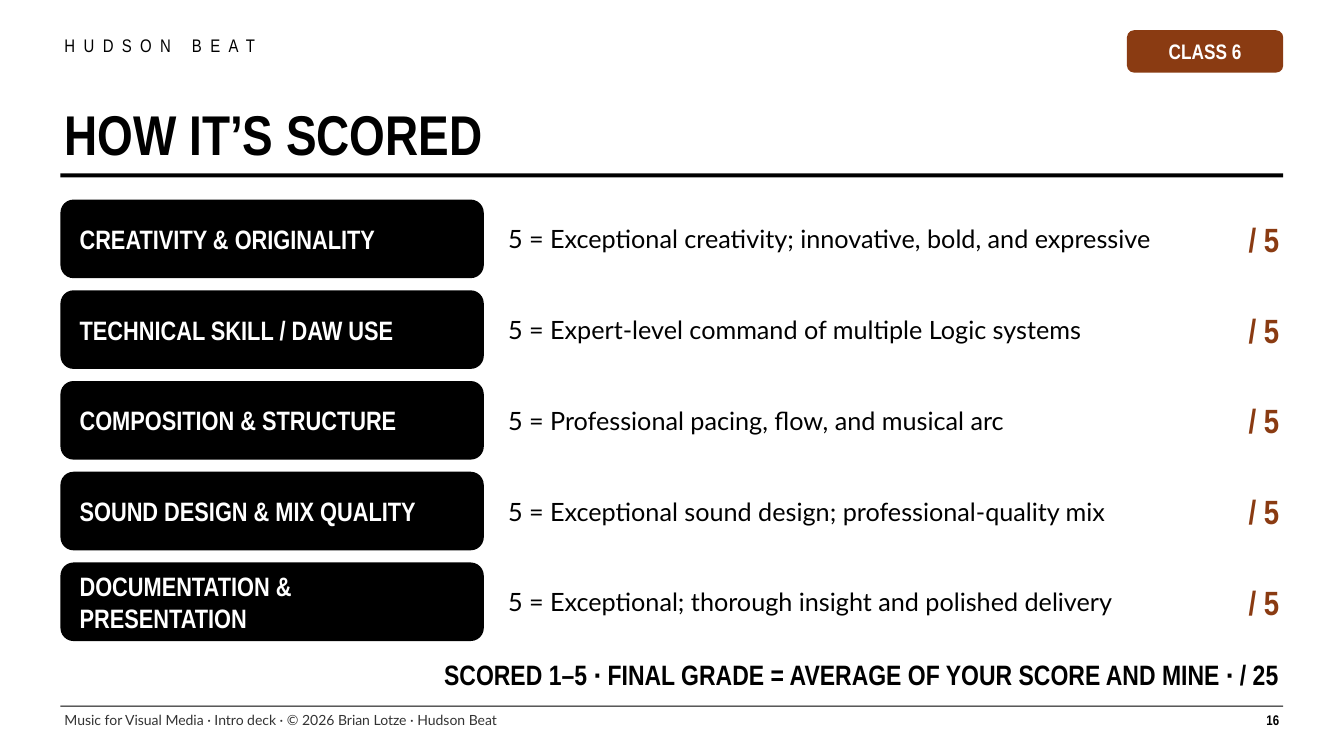
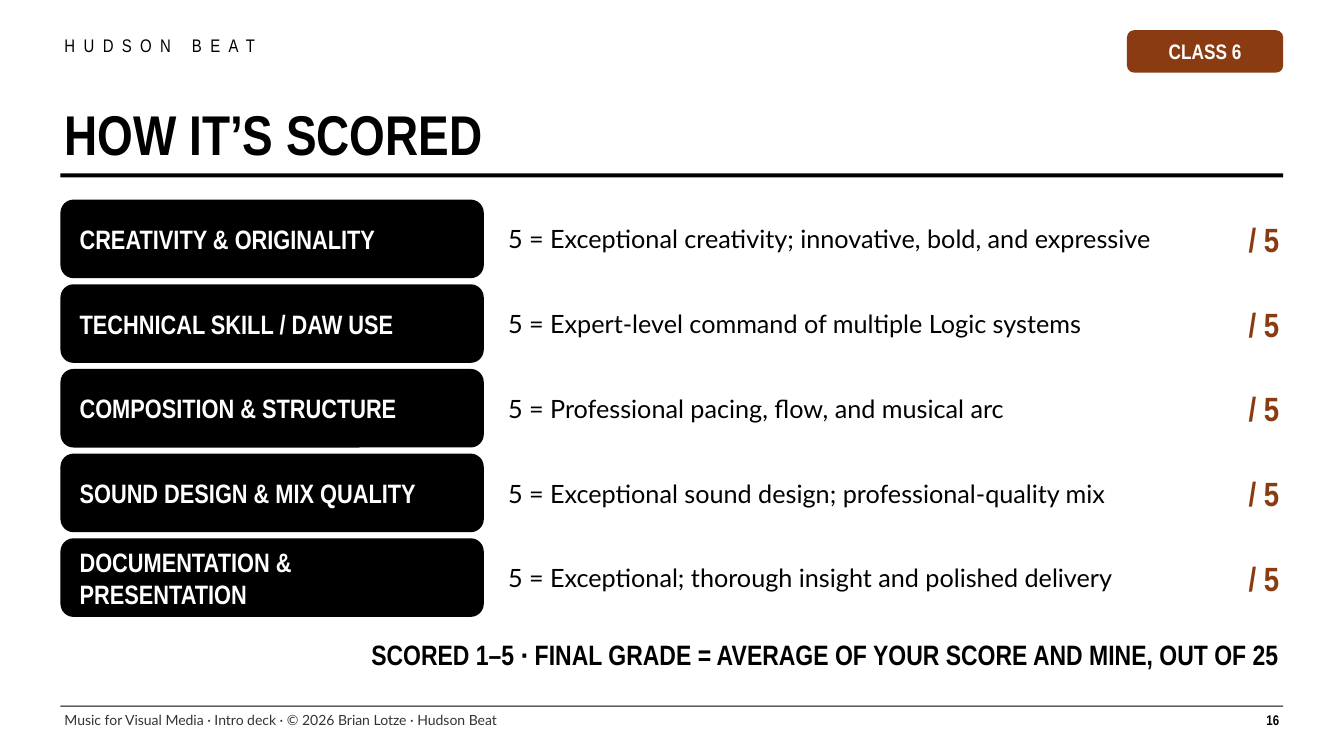
Before and after one commit to brianlotzemusic-glitch/WaltyCal, a slide deck: slide 16 of tpt/017-dmp2-music-for-visual-media/music-for-visual-media-intro-deck.pptx. Drawn at 1344x756 pixels with LibreOffice and Linux fonts; fonts in the diff are those of the drawing. Boxes give left, top, right and bottom in pixels: in the first picture for what was removed or moved away, otherwise in the second. Text is boxed around its words. In the diff, an @@ line names an element or a change of style, - is before the commit and + after.

```diff
--- a/tpt/017-dmp2-music-for-visual-media/music-for-visual-media-intro-deck.pptx
+++ b/tpt/017-dmp2-music-for-visual-media/music-for-visual-media-intro-deck.pptx
@@ 3 texts, 1 rounded rectangle: place and size @@
-3 texts, 1 rounded rectangle at (60,290,1279,369)
+3 texts, 1 rounded rectangle at (60,284,1279,363)
@@ 3 texts, 1 rounded rectangle: place and size @@
-3 texts, 1 rounded rectangle at (60,381,1279,460)
+3 texts, 1 rounded rectangle at (60,369,1279,448)
@@ 3 texts, 1 rounded rectangle: place and size @@
-3 texts, 1 rounded rectangle at (60,472,1279,551)
+3 texts, 1 rounded rectangle at (60,454,1279,532)
@@ 3 texts, 1 rounded rectangle: place and size @@
-3 texts, 1 rounded rectangle at (60,563,1279,641)
+3 texts, 1 rounded rectangle at (60,538,1279,617)
@@ text at (371,645,1279,670): text changed @@
-SCORED 1–5 · FINAL GRADE = AVERAGE OF YOUR SCORE AND MINE · / 25
+SCORED 1–5 · FINAL GRADE = AVERAGE OF YOUR SCORE AND MINE, OUT OF 25
```
Also in this commit, not shown: 35 other files.
